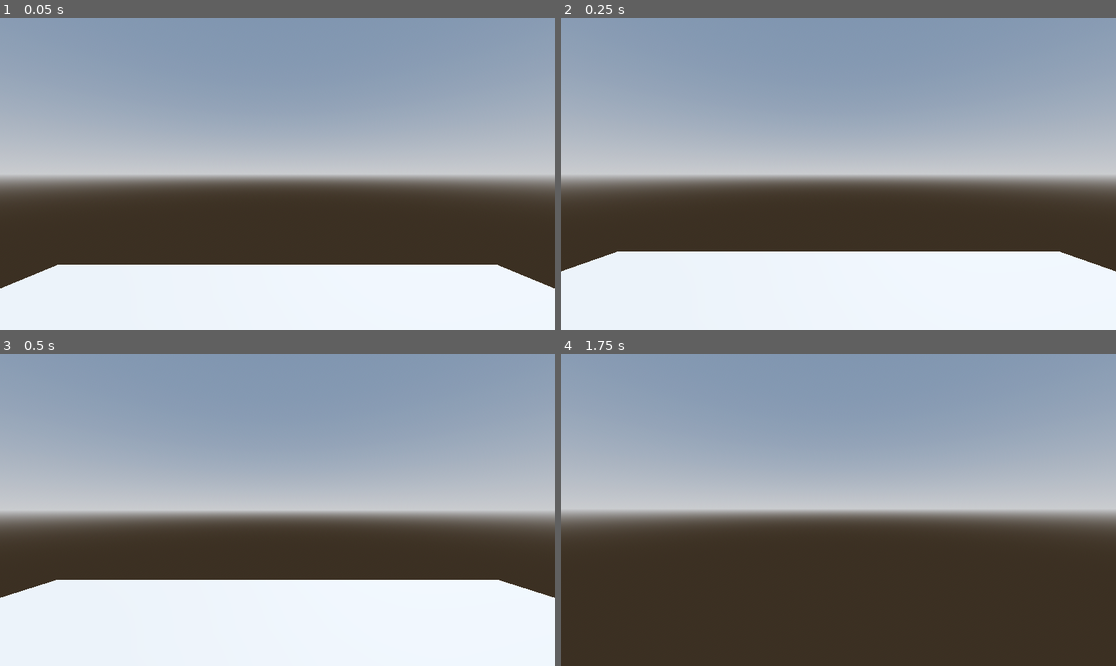
Above: before the commit, frames 1-4 (two rows, left to right).
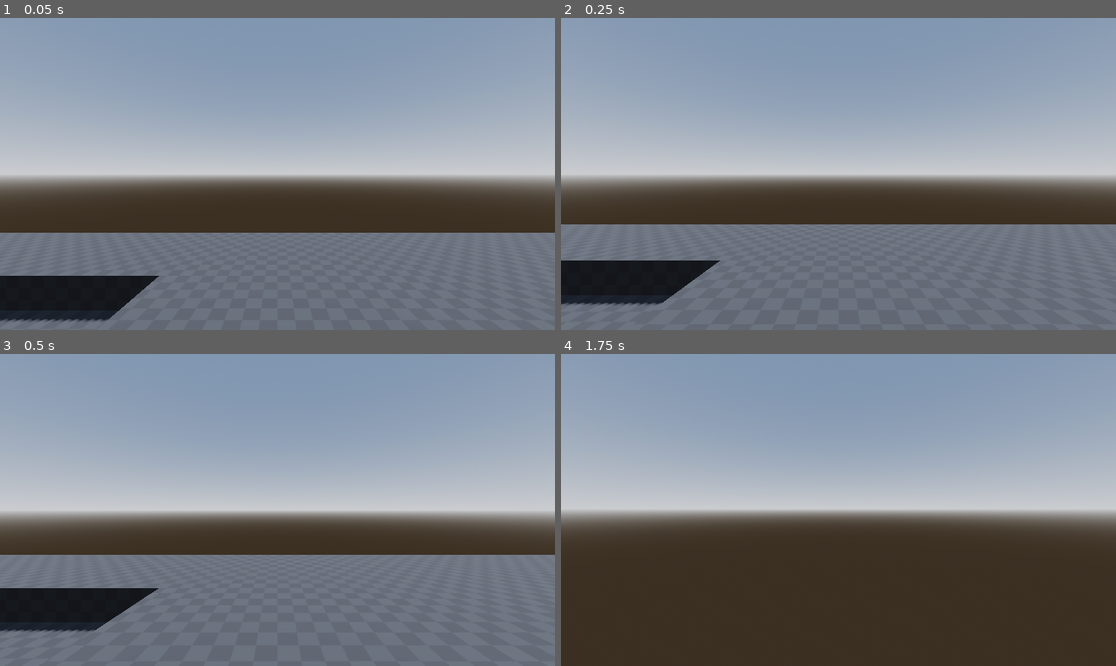
Above: after the commit, the same moments.

Repository: Dempsey845/companion
Game: Godot game, scene res://Scenes/world.tscn
Two runs of this game, one before a commit and one after it. Both use one fixed random seed, a clock stepped at 60 frames per second and the inputs below.
Inputs (mouse positions are in pixels of both pictures, inside the frame that each line leads up to):
- Up to frame 1 (0.05 s): no input
- Up to frame 2 (0.25 s): no input
- Up to frame 3 (0.5 s): no input
- Up to frame 4 (1.75 s): move the mouse to (866, 510) at 0.52 s; hold Shift (sprint) 0.53-1.28 s; hold W (move_forward) from 0.53 s (still down); tap Space (jump) at 0.77, 1.52 s; move the mouse to (810, 510) at 1.27 s; tap Shift (sprint) at 1.35 s

The runs differ from the first frame. In frame 1, 31% of the frame differs, in the area x 0-100%, y 68-100%; in frame 2, 34%; in frame 3, 36%, in the area x 0-100%, y 64-100%; in frame 4, nothing differs.

Commit message:
Created a basic prototype level.

Diff:
--- /dev/null
+++ b/Prototype/prototype_grid.tres
@@ -0,0 +1,7 @@
+[gd_resource type="StandardMaterial3D" format=3 uid="uid://by0xvtseco15u"]
+
+[ext_resource type="Texture2D" uid="uid://2bcqiv3ed14l" path="res://Prototype/texture_08.png" id="1_2rep3"]
+
+[resource]
+albedo_texture = ExtResource("1_2rep3")
+uv1_triplanar = true
--- a/Scenes/world.tscn
+++ b/Scenes/world.tscn
@@ -1,6 +1,7 @@
 [gd_scene format=3 uid="uid://dena2tp786tpj"]
 
 [ext_resource type="PackedScene" uid="uid://ddp7y8rwb1paa" path="res://Entity/Player/player.tscn" id="1_a02cp"]
+[ext_resource type="Material" uid="uid://by0xvtseco15u" path="res://Prototype/prototype_grid.tres" id="2_go701"]
 
 [sub_resource type="ProceduralSkyMaterial" id="ProceduralSkyMaterial_a02cp"]
 sky_horizon_color = Color(0.66224277, 0.6717428, 0.6867428, 1)
@@ -25,8 +26,27 @@
 environment = SubResource("Environment_5a7ea")
 
 [node name="Player" parent="." unique_id=1685154727 instance=ExtResource("1_a02cp")]
+transform = Transform3D(1, 0, 0, 0, 1, 0, 0, 0, 1, 0, 1, 0)
 
-[node name="CSGBox3D" type="CSGBox3D" parent="." unique_id=582157499]
-transform = Transform3D(1, 0, 0, 0, 1, 0, 0, 0, 1, 0, -1, 0)
+[node name="CSGCombiner3D" type="CSGCombiner3D" parent="." unique_id=1569243694]
 use_collision = true
-size = Vector3(10, 1, 10)
+
+[node name="CSGBox3D" type="CSGBox3D" parent="CSGCombiner3D" unique_id=2129844525]
+size = Vector3(20, 1, 15)
+material = ExtResource("2_go701")
+
+[node name="CSGBox3D" type="CSGBox3D" parent="CSGCombiner3D/CSGBox3D" unique_id=500347655]
+transform = Transform3D(1, 0, 0, 0, 1, 0, 0, 0, 1, -5.4, 0.3, -2)
+operation = 2
+size = Vector3(6, 1, 5)
+material = ExtResource("2_go701")
+
+[node name="CSGPolygon3D" type="CSGPolygon3D" parent="CSGCombiner3D" unique_id=1931672307]
+transform = Transform3D(1, 0, 0, 0, 1, 0, 0, 0, 1, 0, 0, 7.160458)
+polygon = PackedVector2Array(-1.9, 0.4, 0, 1, 3.6000001, 1.7, 3.5, 0.5)
+
+[node name="CSGCylinder3D" type="CSGCylinder3D" parent="CSGCombiner3D" unique_id=1503211050]
+transform = Transform3D(1, 0, 0, 0, 1, 0, 0, 0, 1, 5.9, 0.19999999, -1.6999998)
+operation = 2
+radius = 1.9
+material = ExtResource("2_go701")
Binary file added: Prototype/texture_08.png
Not shown, added: Prototype/texture_08.png.import
